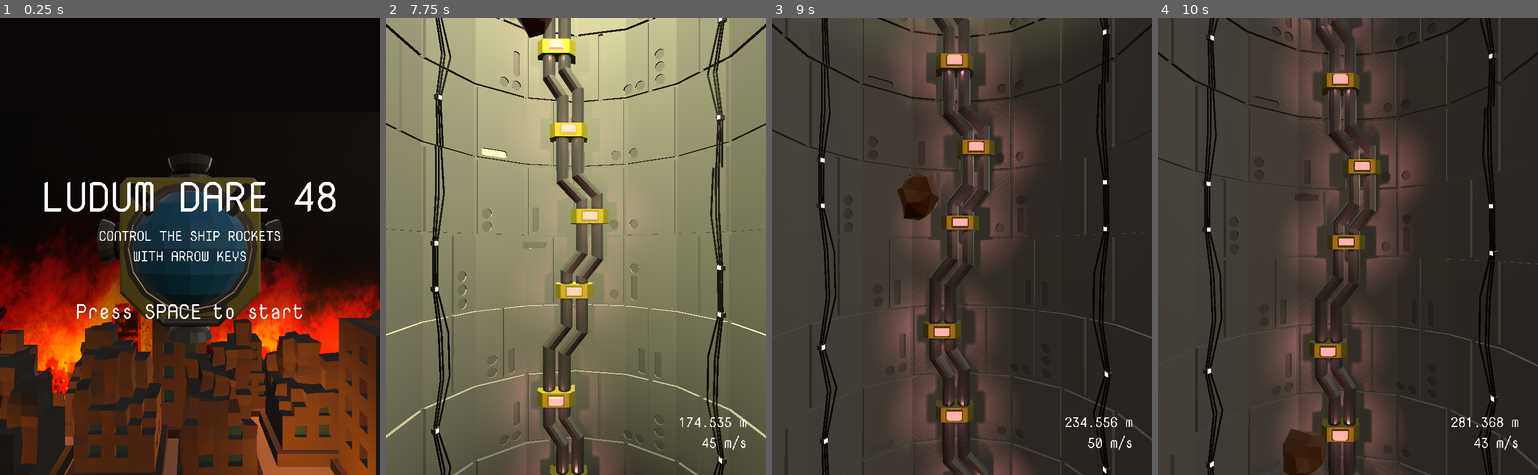
Above: before the commit, frames 1-4 (left to right).
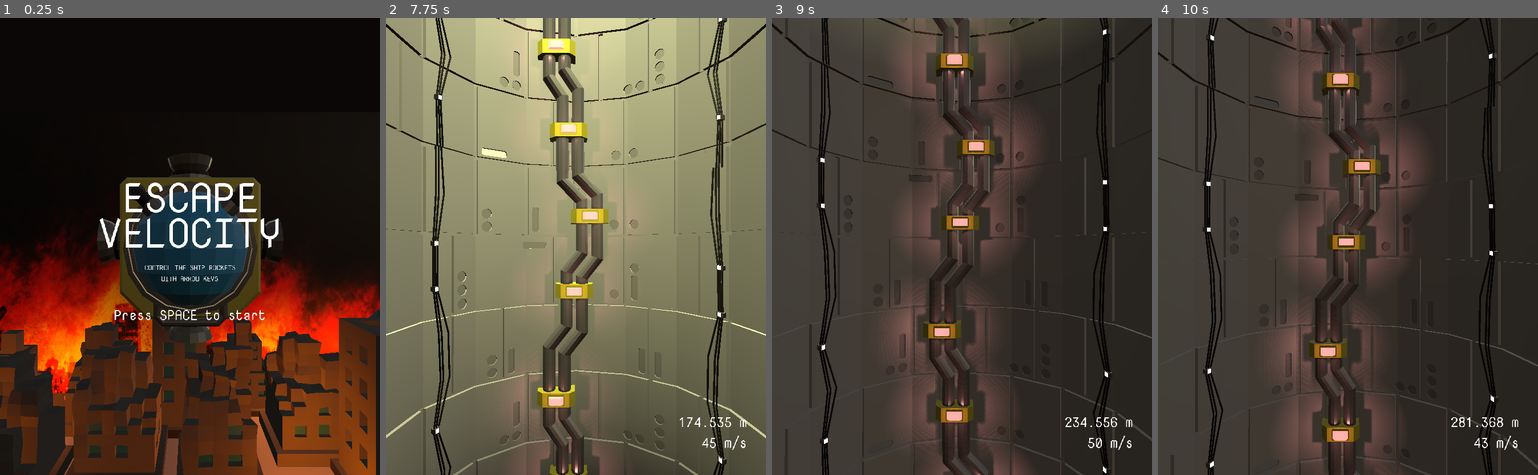
Above: after the commit, the same moments.

Repository: marksteve/SudoXE
Game: Godot game, scene res://Main.tscn
The game is run twice, just before and just after one commit, with the same random seed, the same clock (stepped at 60 frames per second) and the same inputs.
Inputs:
- Up to frame 1 (0.25 s): no input
- Up to frame 2 (7.75 s): tap Space at 0.5 s; hold Right (ui_right) 0.53-1.28 s; tap Enter (ui_accept) at 0.77, 1.52, 3.02, 3.77, 4.52, 6.02, 6.77, 7.52 s; hold Down (ui_down) 1.28-2.03 s; hold Right (ui_right) 2.03-2.78 s; hold Up (ui_up) 2.78-3.53 s; hold Left (ui_left) 3.53-5.03 s; hold Down (ui_down) 5.03-5.78 s; hold Right (ui_right) 5.78-6.53 s; hold Up (ui_up) 6.53-7.28 s; hold Right (ui_right) from 7.28 s (still down)
- Up to frame 3 (9 s): release Right (ui_right) at 8.03 s; hold Down (ui_down) 8.03-8.78 s; hold Left (ui_left) from 8.78 s (still down)
- Up to frame 4 (10 s): tap Enter (ui_accept) at 9.02, 9.77 s; release Left (ui_left) at 9.53 s; hold Up (ui_up) from 9.53 s (still down)

The runs differ from the first frame. In frame 1, 4.1% of the frame differs, in the area x 11-89%, y 35-67%; in frame 2, 0.3%; in frame 3, 0.7%; in frame 4, 0.9%.

Commit message:
Spawn boulders on where ship is

Diff:
--- a/Boulders.gd
+++ b/Boulders.gd
@@ -1,6 +1,7 @@
 extends Spatial
 
 const LEVEL_DEPTH = 1000
+onready var ship = $"../Ship" # TODO: refactor
 onready var boulders = [
 	preload("res://Boulder1.tscn"),
 	preload("res://Boulder2.tscn"),
@@ -18,7 +19,7 @@
 		return
 	if get_child_count() == 0:
 		var boulder: RigidBody = boulders[randi() % len(boulders)].instance()
-		boulder.translation.x = randf() * 30.0 - 20.0
+		boulder.translation.x = ship.translation.x + randf() * 4.0 - 2.0
 		boulder.translation.y = -(depth - 50.0)
 		boulder.angular_velocity = Vector3(
 			rand_velocity(PI),
--- a/Main.tscn
+++ b/Main.tscn
@@ -16,11 +16,10 @@
 font_data = ExtResource( 5 )
 
 [sub_resource type="DynamicFont" id=2]
-size = 32
 font_data = ExtResource( 5 )
 
 [sub_resource type="DynamicFont" id=3]
-size = 48
+size = 32
 font_data = ExtResource( 5 )
 
 [node name="Main" type="Spatial"]
@@ -60,23 +59,25 @@
 margin_bottom = 972.0
 
 [node name="VBoxContainer" type="VBoxContainer" parent="UI/TitleScreen"]
-margin_left = 54.0
-margin_top = 300.0
-margin_right = 756.0
-margin_bottom = 672.0
+margin_left = 189.0
+margin_top = 302.0
+margin_right = 621.0
+margin_bottom = 670.0
 
 [node name="Title" type="Label" parent="UI/TitleScreen/VBoxContainer"]
-margin_right = 702.0
-margin_bottom = 134.0
+margin_right = 432.0
+margin_bottom = 218.0
 custom_fonts/font = SubResource( 1 )
-text = "LUDUM DARE 48"
+custom_constants/line_spacing = -50
+text = "ESCAPE
+VELOCITY"
 align = 1
 valign = 1
 
 [node name="Instructions" type="Label" parent="UI/TitleScreen/VBoxContainer"]
-margin_top = 138.0
-margin_right = 702.0
-margin_bottom = 231.0
+margin_top = 222.0
+margin_right = 432.0
+margin_bottom = 271.0
 custom_fonts/font = SubResource( 2 )
 text = "CONTROL THE SHIP ROCKETS
 WITH ARROW KEYS"
@@ -87,9 +88,9 @@
 }
 
 [node name="Instructions2" type="Label" parent="UI/TitleScreen/VBoxContainer"]
-margin_top = 235.0
-margin_right = 702.0
-margin_bottom = 372.0
+margin_top = 275.0
+margin_right = 432.0
+margin_bottom = 368.0
 custom_fonts/font = SubResource( 3 )
 text = "
 Press SPACE to start"
@@ -105,23 +106,25 @@
 margin_bottom = 972.0
 
 [node name="VBoxContainer" type="VBoxContainer" parent="UI/GameOver"]
-margin_left = 54.0
-margin_top = 348.0
-margin_right = 756.0
-margin_bottom = 623.0
+margin_left = 189.0
+margin_top = 328.0
+margin_right = 621.0
+margin_bottom = 643.0
 
 [node name="Title" type="Label" parent="UI/GameOver/VBoxContainer"]
-margin_right = 702.0
-margin_bottom = 134.0
+margin_right = 432.0
+margin_bottom = 218.0
 custom_fonts/font = SubResource( 1 )
-text = "ESCAPE FAILED"
+custom_constants/line_spacing = -50
+text = "ESCAPE
+FAILED"
 align = 1
 valign = 1
 
 [node name="Instructions" type="Label" parent="UI/GameOver/VBoxContainer"]
-margin_top = 138.0
-margin_right = 702.0
-margin_bottom = 275.0
+margin_top = 222.0
+margin_right = 432.0
+margin_bottom = 315.0
 custom_fonts/font = SubResource( 3 )
 text = "
 Press SPACE to try again"
@@ -132,14 +135,15 @@
 }
 
 [node name="HUD" type="VBoxContainer" parent="UI"]
-margin_left = 684.0
-margin_top = 878.0
+margin_left = 810.0
+margin_top = 972.0
 margin_right = 810.0
 margin_bottom = 972.0
 size_flags_horizontal = 8
 size_flags_vertical = 8
 
 [node name="Depth" type="Label" parent="UI/HUD"]
+visible = false
 margin_right = 126.0
 margin_bottom = 45.0
 size_flags_horizontal = 8
@@ -150,10 +154,9 @@
 valign = 2
 
 [node name="Velocity" type="Label" parent="UI/HUD"]
-margin_left = 36.0
-margin_top = 49.0
-margin_right = 126.0
-margin_bottom = 94.0
+visible = false
+margin_right = 90.0
+margin_bottom = 45.0
 size_flags_horizontal = 8
 size_flags_vertical = 8
 custom_fonts/font = ExtResource( 6 )
Not shown: 1 places in Main.tscn that only renumber resources
